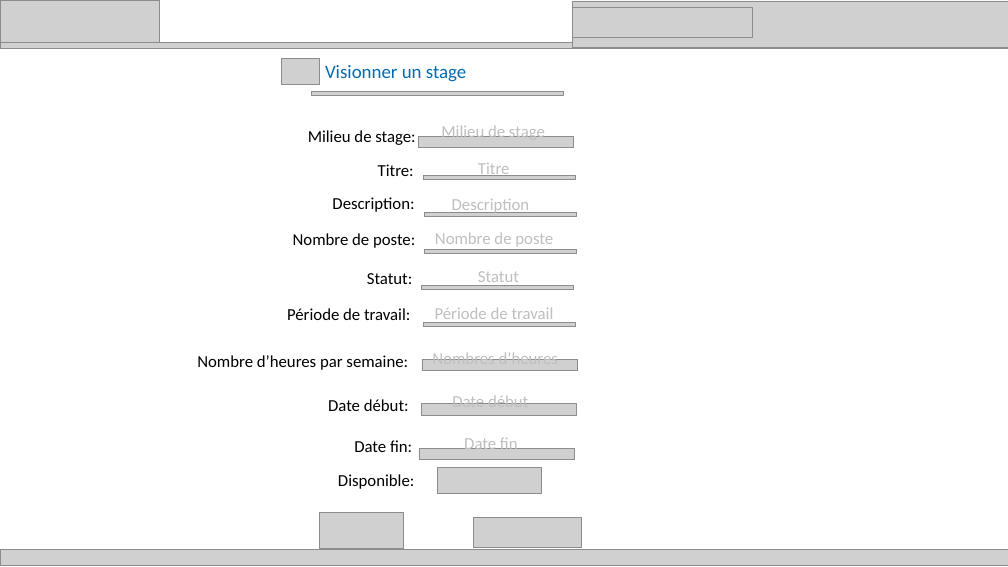
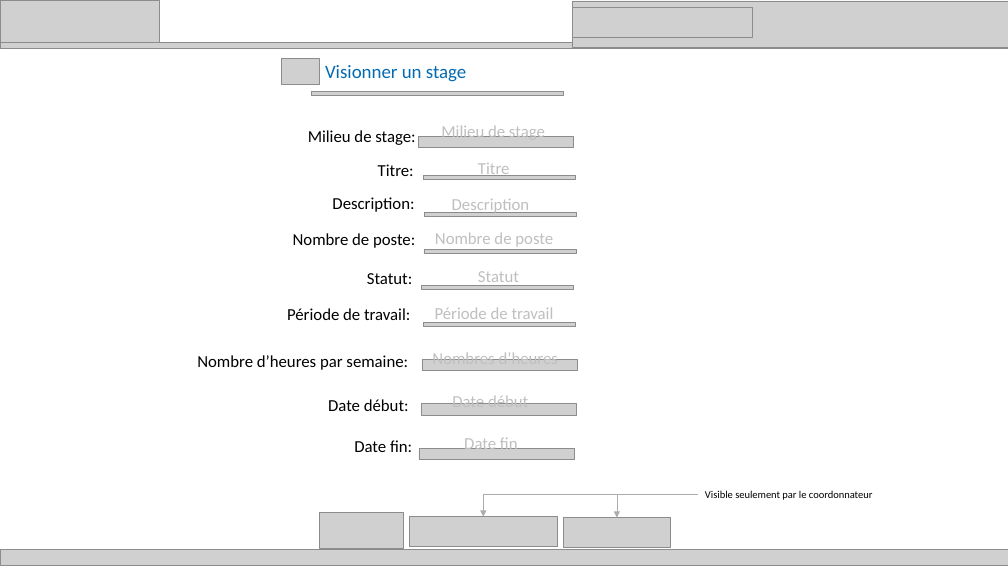
Before and after one commit to zacouse/InterfaceStages, a slide deck: slide 7 of Documentation/SchémaModificationMilieudeStage.pptx (slide 6 before the commit). Drawn at 1008x567 pixels with LibreOffice and Linux fonts; fonts in the diff are those of the drawing; grey boxes stand for pictures. Boxes give left, top, right and bottom in pixels: in the first picture for what was removed or moved away, otherwise in the second. Text is boxed around its words. In the diff, an @@ line names an element or a change of style, - is before the commit and + after.

```diff
--- a/Documentation/SchémaModificationMilieudeStage.pptx
+++ b/Documentation/SchémaModificationMilieudeStage.pptx
@@ text removed at (x1=338, y1=474, x2=414, y2=489) @@
-Disponible:
@@ picture removed at (x1=438, y1=467, x2=542, y2=493) @@
@@ elbow arrow added from (698, 495) to (483, 516), #AFABAB 0.5 pt @@
@@ elbow arrow added from (698, 495) to (617, 518), #AFABAB 0.5 pt @@
@@ text added at (x1=705, y1=490, x2=873, y2=500), 10 pt, text #000000 @@
+Visible seulement par le coordonnateur
@@ picture added at (x1=409, y1=516, x2=557, y2=547) @@
@@ picture moved from (x1=474, y1=517, x2=582, y2=547) to (x1=563, y1=518, x2=671, y2=548) @@
```
Also in this commit, not shown: 5 other slides changed, 2 slides added, 1 other file.
